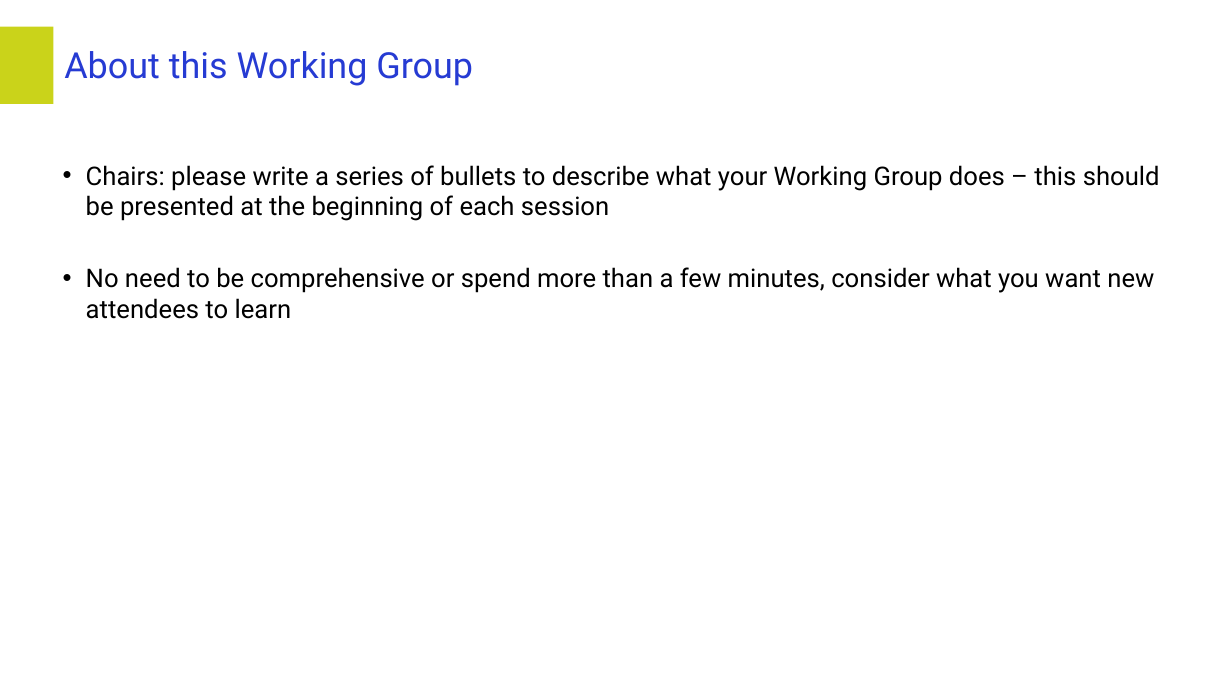
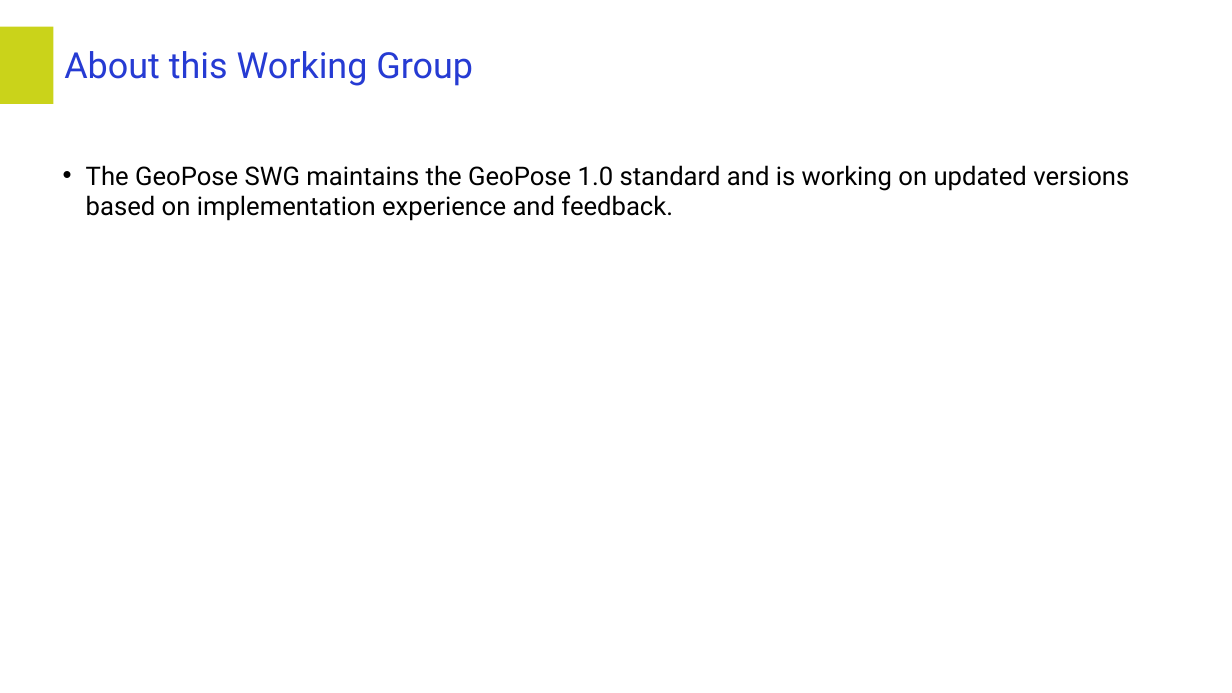
Before and after one commit to opengeospatial/GeoPose, a slide deck: slide 4 of Presentations/Boulder_2025/2025_October_Chair_Slides_GeoPoseSWG.pptx. Drawn at 1232x693 pixels with LibreOffice and Linux fonts; fonts in the diff are those of the drawing; background and template pictures are left out. Boxes give left, top, right and bottom in pixels: in the first picture for what was removed or moved away, otherwise in the second. Text is boxed around its words. In the diff, an @@ line names an element or a change of style, - is before the commit and + after.

```diff
--- a/Presentations/Boulder_2025/2025_October_Chair_Slides_GeoPoseSWG.pptx
+++ b/Presentations/Boulder_2025/2025_October_Chair_Slides_GeoPoseSWG.pptx
@@ text at [86,165,1129,221]: text changed @@
-• Chairs: please write a series of bullets to describe what your Working Group does – this should be presented at the beginning of each session
-• No need to be comprehensive or spend more than a few minutes, consider what you want new attendees to learn
+• The GeoPose SWG maintains the GeoPose 1.0 standard and is working on updated versions based on implementation experience and feedback.
```
Also in this commit, not shown: 2 other slides changed, 1 other file.
